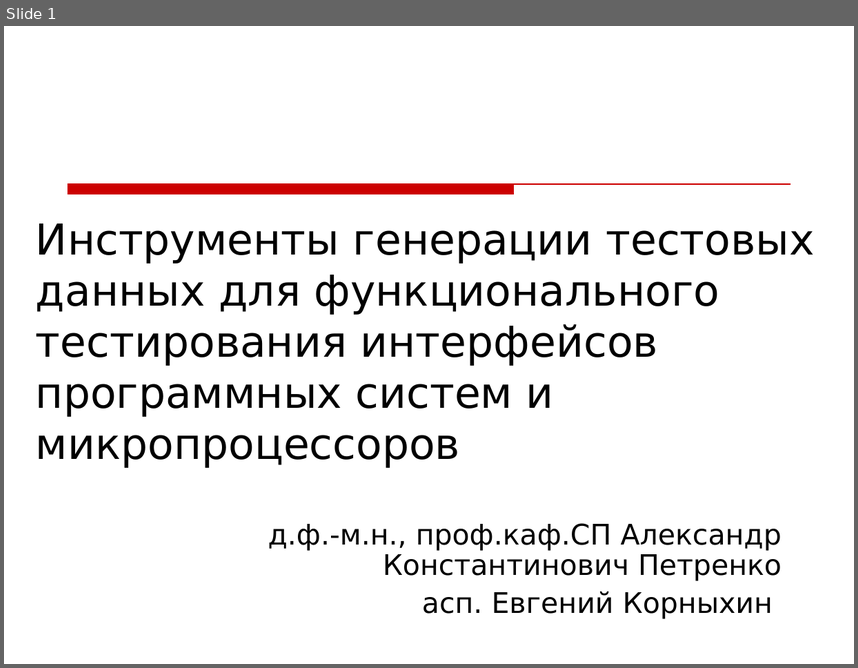
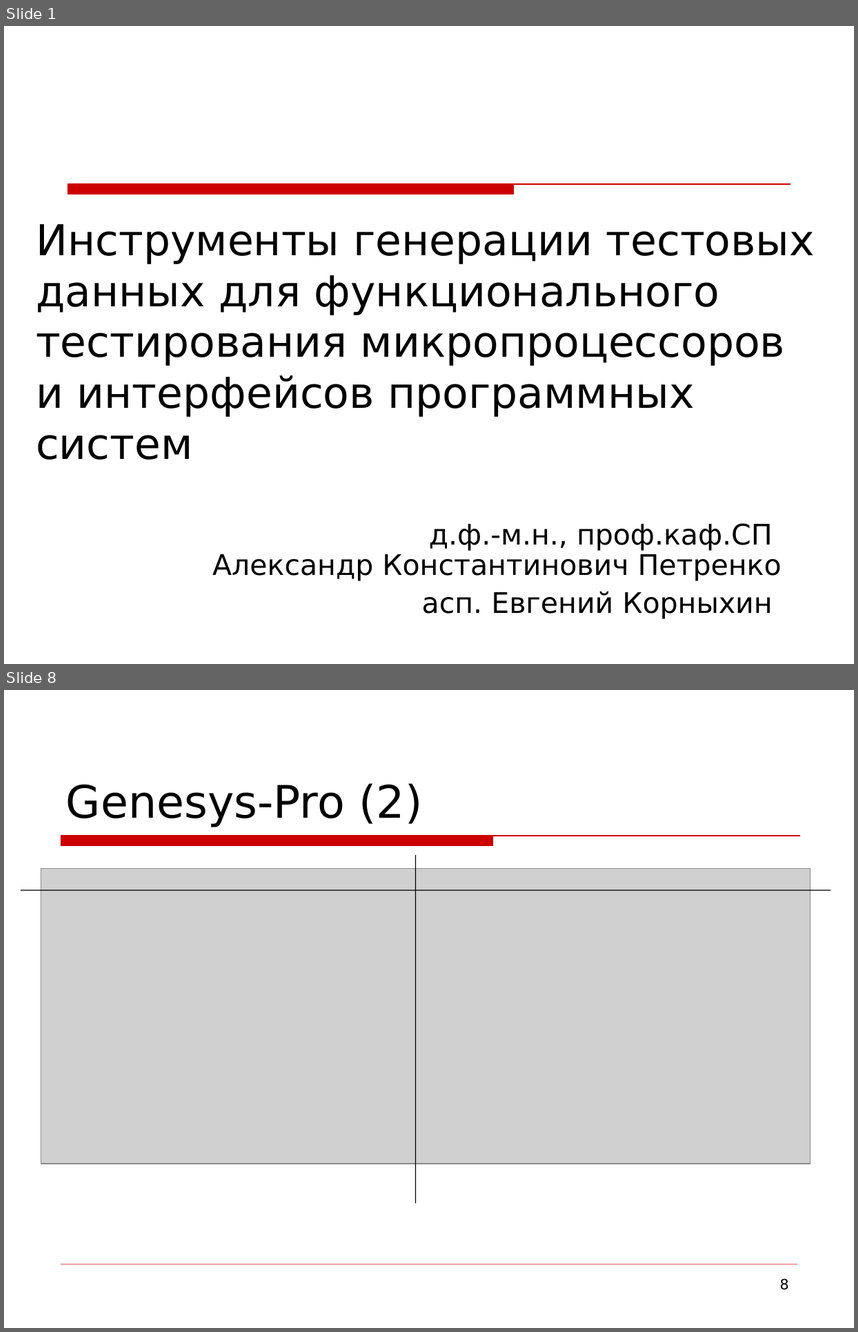
Before and after one commit to kornevgen/tesla-project, a slide deck: papers/unpublished/Tihonov09/tikh-slides.ppt. Shown one above the other, each under a label of ours: slide 1 before the commit, slides 1 and 8 after it; the slides between them are not shown. The pictures are 858x668 and 858x1332 pixels, drawn with LibreOffice and Linux fonts; fonts in the diff are those of the drawing; grey boxes stand for pictures; background and template pictures are left out. Boxes give left, top, right and bottom in pixels: in the first picture for what was removed or moved away, otherwise in the second. Text is boxed around its words. In the diff, an @@ line names an element or a change of style, - is before the commit and + after.

```diff
--- a/papers/unpublished/Tihonov09/tikh-slides.ppt
+++ b/papers/unpublished/Tihonov09/tikh-slides.ppt
@@ slide 8 added at (4, 690, 854, 1328), background picture (left out) @@
@@ title added at (66, 783, 423, 827), 38 pt, text #000000 @@
+Genesys-Pro (2)
@@ freeform shape added at (61, 836, 800, 845), fill #CC0000, outline #CC0000 0.74 pt @@
@@ line added from (415, 855) to (415, 1203), #000000 0.74 pt @@
@@ picture added at (41, 869, 811, 1163) @@
@@ line added from (21, 890) to (831, 890), #000000 0.74 pt @@
@@ line added from (61, 1264) to (797, 1264), #CC0000 0.26 pt @@
@@ page number added at (780, 1278, 789, 1290), 12 pt, text #000000 @@
+8
@@ slide 1 changed as well @@
@@ title at (36, 224, 815, 459): text changed @@
-Инструменты генерации тестовых данных для функционального тестирования интерфейсов программных систем и микропроцессоров
+Инструменты генерации тестовых данных для функционального тестирования микропроцессоров и интерфейсов программных систем
@@ subtitle "д.ф.-м.н., проф.каф.СП Александр Константинович Петренко" rewrapped from (268, 523, 782, 619) to (212, 523, 782, 619) @@
```
Also in this commit, not shown: 2 other slides changed, 5 other slides added.
